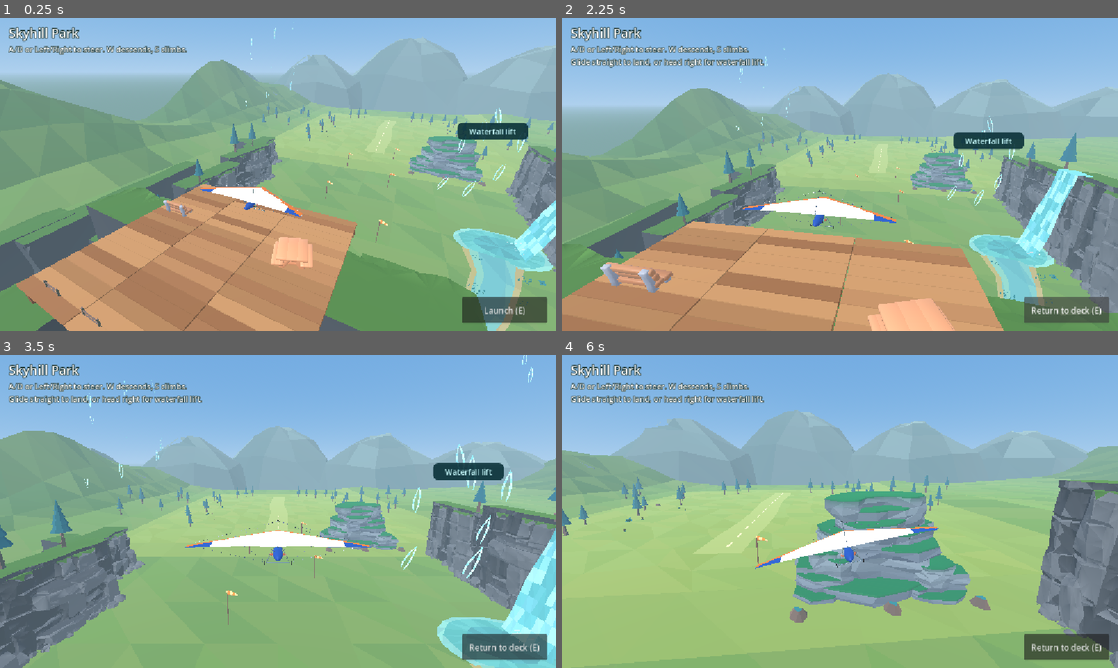
Above: before the commit, frames 1-4 (two rows, left to right).
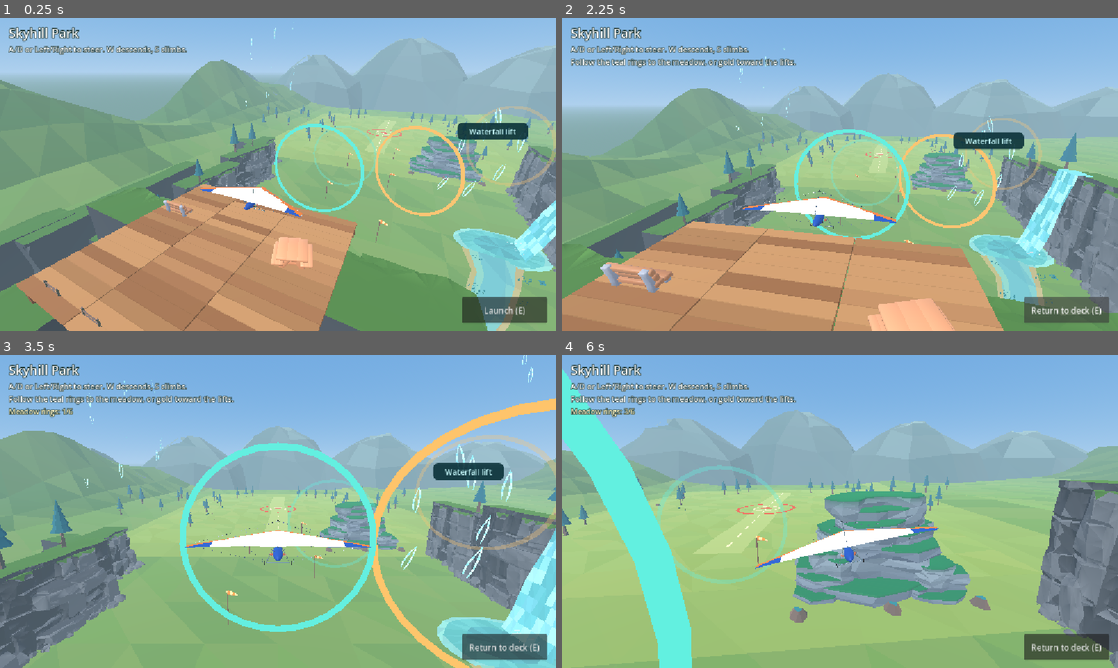
Above: after the commit, the same moments.

Repository: WillowbrookGame/willowbrook
Game: Godot game, scene res://game/skyhill/skyhill.tscn
Two runs of this game, one before a commit and one after it. Both use one fixed random seed, a clock stepped at 60 frames per second and the inputs below. This scene is started directly instead of the project's main scene.
Inputs (mouse positions are in pixels of both pictures, inside the frame that each line leads up to):
- Up to frame 1 (0.25 s): no input
- Up to frame 2 (2.25 s): click "Launch (E)" at 0.5 s; tap Enter at 1.25 s; move the mouse to (962, 158) at 1.27 s; hold Right (ui_right) 1.28-2 s; tap E at 1.35 s; click (962, 158) at 1.42 s; tap Space at 1.52 s; click "Launch (E)" at 2 s
- Up to frame 3 (3.5 s): drag from (166, 527) to (250, 574) at 2.77 s
- Up to frame 4 (6 s): move the mouse to (895, 442) at 3.52 s; hold Right (ui_right) 3.53-4.25 s; tap P at 3.6 s; drag from (812, 574) to (673, 464) at 4.27 s; move the mouse to (1006, 558) at 5.02 s; hold Left (ui_left) 5.03-5.75 s; tap V at 5.1 s; tap Space at 5.27 s; drag from (673, 464) to (756, 433) at 5.77 s

The runs differ from the first frame. In frame 1, 1.6% of the frame differs, in the area x 49-100%, y 28-64%; in frame 2, 2.4%; in frame 3, 6.1%; in frame 4, 8.0%, in the area x 0-43%, y 4-100%.

Commit message:
Add optional Skyhill ring trails and a meadow bullseye (#92)
Two optional local trails and touchdown grading. The beginner teal trail starts straight, then curves gently; it does not change the hands-off meadow landing. Part of #67.

Diff:
--- /dev/null
+++ b/game/skyhill/flight_goals.gd
@@ -0,0 +1,107 @@
+extends Node3D
+## Personal, optional flight goals. No collision, timers, save data, or networking.
+const ROUTE_NAMES := ["Meadow rings", "Ridge rings"]
+const NOTES := [523.25,587.33,659.25,698.46,783.99,880.0,987.77,1046.50]
+const BULLSEYE_RADIUS := 4.0
+const GREAT_RADIUS := 9.0
+var routes: Array[Array] = []
+var next := [0,0]
+var _original_materials: Array[Material] = []
+var _preview_materials: Array[Material] = []
+var _chime := AudioStreamPlayer.new()
+var _tones: Array[AudioStreamWAV] = []
+var landing_text := ""
+
+func _ready() -> void:
+	for route: Node3D in [$MeadowTrail,$RidgeTrail]:
+		var rings: Array[MeshInstance3D] = []
+		for child in route.get_children():
+			if child is MeshInstance3D:
+				rings.append(child)
+		routes.append(rings)
+		var original: Material = rings[0].material_override if not rings.is_empty() else null
+		_original_materials.append(original)
+		var preview := original.duplicate() as StandardMaterial3D if original is StandardMaterial3D else null
+		if preview != null:
+			preview.transparency = BaseMaterial3D.TRANSPARENCY_ALPHA
+			preview.albedo_color.a = .34
+		_preview_materials.append(preview)
+	if DisplayServer.get_name() != "headless":
+		for frequency in NOTES:
+			_tones.append(_make_note(float(frequency)))
+		_chime.volume_db = -15.0
+	add_child(_chime)
+	reset_flight()
+
+func reset_flight() -> void:
+	_chime.stop()
+	landing_text = ""
+	for i in routes.size():
+		next[i] = 0
+		_refresh_trail(i)
+
+func _refresh_trail(route: int) -> void:
+	for i in routes[route].size():
+		var ring: MeshInstance3D = routes[route][i]
+		ring.visible = i == next[route] or i == next[route]+1
+		ring.material_override = _preview_materials[route] if i == next[route]+1 and _preview_materials[route] != null else _original_materials[route]
+
+func progress_line() -> String:
+	var parts: PackedStringArray = []
+	for i in routes.size():
+		if next[i] > 0:
+			var count: int = routes[i].size()
+			parts.append("%s: %s" % [ROUTE_NAMES[i], "complete!" if next[i] == count else "%d/%d" % [next[i],count]])
+	return "  |  ".join(parts)
+
+func step_segment(from: Vector3, to: Vector3) -> bool:
+	var changed := false
+	for i in routes.size():
+		var low_t := 0.0
+		while next[i] < routes[i].size():
+			var ring: MeshInstance3D = routes[i][next[i]]
+			var hit := segment_hit(ring.to_local(from),ring.to_local(to))
+			if hit <= low_t:
+				break
+			low_t = hit
+			if next[i] < _tones.size():
+				_chime.stream = _tones[next[i]]
+				_chime.play()
+			next[i] += 1
+			_refresh_trail(i)
+			changed = true
+	return changed
+
+# Rings lie in local XZ; normal is local Y. Accept either direction through the
+# clear opening, not skimming the rim or flying alongside its plane.
+static func segment_hit(from: Vector3, to: Vector3) -> float:
+	if is_zero_approx(to.y-from.y) or is_zero_approx(from.y) or from.y*to.y > 0.0:
+		return -1.0
+	var fraction := from.y / (from.y-to.y)
+	var at := from.lerp(to, fraction)
+	return fraction if Vector2(at.x,at.z).length_squared() <= 1.0 else -1.0
+
+func score_touchdown(at: Vector3, target: Vector3) -> void:
+	var offset := Vector2(at.x-target.x,at.z-target.z).length()
+	if offset <= BULLSEYE_RADIUS:
+		landing_text = "Bullseye landing!"
+	elif offset <= GREAT_RADIUS:
+		landing_text = "Great landing!"
+	else:
+		landing_text = "Nice landing!"
+
+func _make_note(frequency: float) -> AudioStreamWAV:
+	const RATE := 22050
+	var pcm := PackedByteArray()
+	var samples := int(RATE * .17)
+	pcm.resize(samples * 2)
+	for i in samples:
+		var t := float(i)/RATE
+		var envelope := minf(1.0,t*170.0)*pow(1.0-float(i)/samples,2.2)
+		var value := sin(TAU*frequency*t)*.65 + sin(TAU*frequency*t*2.0)*.18
+		pcm.encode_s16(i*2,roundi(value*envelope*32767.0))
+	var wav := AudioStreamWAV.new()
+	wav.format = AudioStreamWAV.FORMAT_16_BITS
+	wav.mix_rate = RATE
+	wav.data = pcm
+	return wav
--- /dev/null
+++ b/game/skyhill/flight_goals.tscn
@@ -0,0 +1,136 @@
+[gd_scene format=3]
+
+[ext_resource type="Script" path="res://game/skyhill/flight_goals.gd" id="logic"]
+
+[sub_resource type="StandardMaterial3D" id="Meadow"]
+shading_mode = 0
+albedo_color = Color(0.38, 0.94, 0.88, 1)
+
+[sub_resource type="StandardMaterial3D" id="Ridge"]
+shading_mode = 0
+albedo_color = Color(1, 0.77, 0.40, 1)
+
+[sub_resource type="TorusMesh" id="Hoop"]
+inner_radius = 1
+outer_radius = 1.068
+rings = 32
+ring_segments = 8
+
+[node name="FlightGoals" type="Node3D"]
+script = ExtResource("logic")
+
+[node name="MeadowTrail" type="Node3D" parent="."]
+
+[node name="Ring1" type="MeshInstance3D" parent="MeadowTrail"]
+position = Vector3(0, 21.6, -1)
+rotation_degrees = Vector3(90, 0, 0)
+scale = Vector3(5, 5, 5)
+cast_shadow = 0
+material_override = SubResource("Meadow")
+mesh = SubResource("Hoop")
+
+[node name="Ring2" type="MeshInstance3D" parent="MeadowTrail"]
+position = Vector3(0, 18.7, -16)
+rotation_degrees = Vector3(90, 0, 0)
+scale = Vector3(5, 5, 5)
+cast_shadow = 0
+material_override = SubResource("Meadow")
+mesh = SubResource("Hoop")
+
+[node name="Ring3" type="MeshInstance3D" parent="MeadowTrail"]
+position = Vector3(6.25, 15.9, -31)
+rotation_degrees = Vector3(90, -18, 0)
+scale = Vector3(5, 5, 5)
+cast_shadow = 0
+material_override = SubResource("Meadow")
+mesh = SubResource("Hoop")
+
+[node name="Ring4" type="MeshInstance3D" parent="MeadowTrail"]
+position = Vector3(9, 12.8, -47)
+rotation_degrees = Vector3(90, -4, 0)
+scale = Vector3(5, 5, 5)
+cast_shadow = 0
+material_override = SubResource("Meadow")
+mesh = SubResource("Hoop")
+
+[node name="Ring5" type="MeshInstance3D" parent="MeadowTrail"]
+position = Vector3(8.5, 9.65, -64)
+rotation_degrees = Vector3(90, 5, 0)
+scale = Vector3(4.7, 4.7, 4.7)
+cast_shadow = 0
+material_override = SubResource("Meadow")
+mesh = SubResource("Hoop")
+
+[node name="Ring6" type="MeshInstance3D" parent="MeadowTrail"]
+position = Vector3(5.5, 6.4, -81)
+rotation_degrees = Vector3(90, 10, 0)
+scale = Vector3(4.3, 4.3, 4.3)
+cast_shadow = 0
+material_override = SubResource("Meadow")
+mesh = SubResource("Hoop")
+
+[node name="RidgeTrail" type="Node3D" parent="."]
+
+[node name="Ring1" type="MeshInstance3D" parent="RidgeTrail"]
+position = Vector3(10.5, 19, -13)
+rotation_degrees = Vector3(90, -33, 0)
+scale = Vector3(6, 6, 6)
+cast_shadow = 0
+material_override = SubResource("Ridge")
+mesh = SubResource("Hoop")
+
+[node name="Ring2" type="MeshInstance3D" parent="RidgeTrail"]
+position = Vector3(26, 19, -35)
+rotation_degrees = Vector3(90, -50, 0)
+scale = Vector3(7, 7, 7)
+cast_shadow = 0
+material_override = SubResource("Ridge")
+mesh = SubResource("Hoop")
+
+[node name="Ring3" type="MeshInstance3D" parent="RidgeTrail"]
+position = Vector3(62, 16, -61)
+rotation_degrees = Vector3(90, -54, 0)
+scale = Vector3(8, 8, 8)
+cast_shadow = 0
+material_override = SubResource("Ridge")
+mesh = SubResource("Hoop")
+
+[node name="Ring4" type="MeshInstance3D" parent="RidgeTrail"]
+position = Vector3(99, 20, -98)
+rotation_degrees = Vector3(90, -4, 0)
+scale = Vector3(9, 9, 9)
+cast_shadow = 0
+material_override = SubResource("Ridge")
+mesh = SubResource("Hoop")
+
+[node name="Ring5" type="MeshInstance3D" parent="RidgeTrail"]
+position = Vector3(134, 39, -103)
+rotation_degrees = Vector3(90, 186, 0)
+scale = Vector3(10, 10, 10)
+cast_shadow = 0
+material_override = SubResource("Ridge")
+mesh = SubResource("Hoop")
+
+[node name="Ring6" type="MeshInstance3D" parent="RidgeTrail"]
+position = Vector3(121, 54, -71)
+rotation_degrees = Vector3(90, 117, 0)
+scale = Vector3(11, 11, 11)
+cast_shadow = 0
+material_override = SubResource("Ridge")
+mesh = SubResource("Hoop")
+
+[node name="Ring7" type="MeshInstance3D" parent="RidgeTrail"]
+position = Vector3(41, 67, -85)
+rotation_degrees = Vector3(90, 76, 0)
+scale = Vector3(12, 12, 12)
+cast_shadow = 0
+material_override = SubResource("Ridge")
+mesh = SubResource("Hoop")
+
+[node name="Ring8" type="MeshInstance3D" parent="RidgeTrail"]
+position = Vector3(-46, 53, -107)
+rotation_degrees = Vector3(90, 76, 0)
+scale = Vector3(12, 12, 12)
+cast_shadow = 0
+material_override = SubResource("Ridge")
+mesh = SubResource("Hoop")
--- /dev/null
+++ b/game/skyhill/landing_target.tscn
@@ -0,0 +1,50 @@
+[gd_scene format=3]
+
+[sub_resource type="StandardMaterial3D" id="White"]
+shading_mode = 0
+albedo_color = Color(1, 0.96, 0.79, 1)
+
+[sub_resource type="StandardMaterial3D" id="Coral"]
+shading_mode = 0
+albedo_color = Color(0.97, 0.38, 0.24, 1)
+
+[sub_resource type="CylinderMesh" id="Center"]
+top_radius = 1.8
+bottom_radius = 1.8
+height = 0.018
+radial_segments = 32
+rings = 1
+
+[sub_resource type="TorusMesh" id="Inner"]
+inner_radius = 3.7
+outer_radius = 4.3
+rings = 32
+ring_segments = 8
+
+[sub_resource type="TorusMesh" id="Middle"]
+inner_radius = 8.5
+outer_radius = 9.5
+rings = 32
+ring_segments = 8
+
+[node name="LandingTarget" type="Marker3D"]
+
+[node name="Center" type="MeshInstance3D" parent="."]
+position = Vector3(0, 0.028, 0)
+cast_shadow = 0
+material_override = SubResource("Coral")
+mesh = SubResource("Center")
+
+[node name="BullseyeBand" type="MeshInstance3D" parent="."]
+position = Vector3(0, 0.035, 0)
+scale = Vector3(1, 0.065, 1)
+cast_shadow = 0
+material_override = SubResource("White")
+mesh = SubResource("Inner")
+
+[node name="OuterBand" type="MeshInstance3D" parent="."]
+position = Vector3(0, 0.04, 0)
+scale = Vector3(1, 0.065, 1)
+cast_shadow = 0
+material_override = SubResource("Coral")
+mesh = SubResource("Middle")
--- a/game/skyhill/skyhill.gd
+++ b/game/skyhill/skyhill.gd
@@ -1,6 +1,7 @@
 extends Node3D
 ## Standalone first-flight prototype. Open skyhill.tscn and run current scene.
 
+const GOALS := preload("res://game/skyhill/flight_goals.gd")
 const WIND := preload("res://game/skyhill/wind_field.gd")
 const FLIGHT := preload("res://game/skyhill/flight_model.gd")
 const AVATARS := preload("res://game/avatars/catalog.gd")
@@ -17,7 +18,7 @@
 const CLIMB_ABOVE_LAUNCH := 4.0
 const KEY_HINT := "A/D or Left/Right to steer. W descends, S climbs."
 const TOUCH_HINT := "Drag left/right to steer, up to descend, down to climb."
-const ROUTE_HINT := "\nGlide straight to land, or head right for waterfall lift."
+const ROUTE_HINT := "\nFollow the teal rings to the meadow, or gold toward the lifts."
 
 @onready var launch: Marker3D = $Course/Launch
 @onready var meadow: Marker3D = $Course/MeadowCenter
@@ -26,6 +27,9 @@
 @onready var ridge_lift: WIND = $Course/RidgeLift
 @onready var west_lift: WIND = $Course/WestLift
 @onready var _wind_fields: Array[WIND] = [lift_zone, ridge_lift, west_lift]
+@onready var goals: GOALS = $Course/FlightGoals
+@onready var landing_target: Marker3D = $Course/MeadowCenter/LandingTarget
+@onready var goal_status: Label = $HUD/Top/GoalStatus
 @onready var flight_boundary: CollisionShape3D = $Course/FlightBounds/HorizontalBounds
 @onready var glider: Node3D = $Glider
 @onready var camera: Camera3D = $Camera3D
@@ -298,6 +302,8 @@
 		push_error("Couldn't return to Town: %s" % error_string(result))
 
 func _on_deck() -> void:
+	goals.reset_flight()
+	goal_status.hide()
 	_last_lift = null
 	state = State.DECK
 	flight.reset(launch.global_position, launch.global_rotation.y)
@@ -310,6 +316,8 @@
 		_refresh_deck_hud()
 
 func _launch() -> void:
+	goals.reset_flight()
+	goal_status.hide()
 	state = State.FLYING
 	_last_lift = null
 	walker.set_walking(false)
@@ -320,6 +328,7 @@
 func _land(where: Vector3) -> void:
 	state = State.LANDING
 	var touchdown := Vector3(where.x, meadow.global_position.y + GROUND_CLEARANCE, where.z)
+	goals.score_touchdown(touchdown, landing_target.global_position)
 	var direction := Vector3.FORWARD.rotated(Vector3.UP, flight.heading)
 	var distance := flight.speed * FLIGHT.RUNOUT_TIME * 0.5
 	# Leave room at the edge even when landing diagonally across the meadow.
@@ -341,6 +350,7 @@
 
 func _crash(at_rest: Vector3, message: String, normal := Vector3.UP) -> void:
 	state = State.CRASHED
+	goal_status.hide()
 	_crash_elapsed = 0.0
 	_crash_rotation = Vector3(flight.pitch, flight.heading, flight.bank)
 	_crash_side = -1.0 if flight.bank < 0.0 else 1.0
@@ -422,7 +432,7 @@
 		_glider_pose()
 		if stopped:
 			state = State.MEADOW
-			_set_hud("Nice landing! Ready for another flight?", "Ride back up (E)")
+			_set_hud(goals.landing_text + " Ready for another flight?", "Ride back up (E)")
 		return
 	if state != State.FLYING:
 		return
@@ -464,7 +474,9 @@
 			match contact:
 				FLIGHT.Touchdown.HARD: _crash(touchdown, "Hard landing! Ease off the dive before touching down.")
 				FLIGHT.Touchdown.TILTED: _crash(touchdown, "Wingtip down! Level the glider before touching down.")
-				_: _land(touchdown)
+				_:
+					_track_goals(prev, touchdown)
+					_land(touchdown)
 			return
 	if pole_fraction >= 0.0 and pole_fraction <= solid_fraction:
 		_crash(prev.lerp(next, pole_fraction), "Windsock hit! Give the poles a little room.", (prev - next).normalized())
@@ -477,7 +489,13 @@
 		_on_deck()
 		prompt.text = "Back at the deck. Follow the windsocks for an easy flight."
 		return
+	_track_goals(prev, next)
 	_glider_pose()
+
+func _track_goals(from: Vector3, to: Vector3) -> void:
+	if goals.step_segment(from, to):
+		goal_status.text = goals.progress_line()
+		goal_status.show()
 
 func _pole_wing_contact(space: PhysicsDirectSpaceState3D, from: Vector3, to: Vector3, old_rotation: Vector3) -> float:
 	# Check the narrow spar as well as the center ray, so a low wing can hit a pole.
@@ -555,7 +573,7 @@
 	if guide.size != guide_size:
 		guide.size = guide_size
 	var x := clampf(projected.x - guide.size.x * 0.5, outer, maxf(outer, screen.x - guide.size.x - outer))
-	var top := prompt.get_global_rect().end.y + 12.0
+	var top := (goal_status if goal_status.visible else prompt).get_global_rect().end.y + 12.0
 	var controls_top := minf(stick.position.y, action.position.y)
 	if town_return.visible:
 		controls_top = minf(controls_top, town_return.position.y)
--- a/game/skyhill/skyhill.tscn
+++ b/game/skyhill/skyhill.tscn
@@ -33,6 +33,8 @@
 
 [ext_resource type="PackedScene" path="res://game/skyhill/east_basin.tscn" id="east_basin"]
 [ext_resource type="Script" path="res://game/skyhill/wind_field.gd" id="wind"]
+[ext_resource type="PackedScene" path="res://game/skyhill/flight_goals.tscn" id="goals"]
+[ext_resource type="PackedScene" path="res://game/skyhill/landing_target.tscn" id="target"]
 
 [sub_resource type="BoxShape3D" id="FlightBounds"]
 size = Vector3(343, 1, 280)
@@ -107,6 +109,8 @@
 [node name="MeadowCenter" type="Marker3D" parent="Course"]
 position = Vector3(0, 0, -125)
 
+[node name="LandingTarget" parent="Course/MeadowCenter" instance=ExtResource("target")]
+
 [node name="LandingArea" type="Area3D" parent="Course/MeadowCenter"]
 collision_layer = 0
 collision_mask = 0
@@ -115,6 +119,8 @@
 
 [node name="LandingBounds" type="CollisionShape3D" parent="Course/MeadowCenter/LandingArea"]
 shape = SubResource("Landing")
+
+[node name="FlightGoals" parent="Course" instance=ExtResource("goals")]
 
 [node name="WaterfallLift" type="Marker3D" parent="Course" node_paths=PackedStringArray("ribbons")]
 position = Vector3(23, 15, -33)
@@ -870,6 +876,14 @@
 theme_override_constants/outline_size = 5
 theme_override_font_sizes/font_size = 16
 text = "A/D or Left/Right to steer. W descends, S climbs."
+autowrap_mode = 3
+
+[node name="GoalStatus" type="Label" parent="HUD/Top"]
+visible = false
+theme_override_colors/font_color = Color(1, 0.96, 0.77, 1)
+theme_override_colors/font_outline_color = Color(0.09, 0.19, 0.18, 1)
+theme_override_constants/outline_size = 5
+theme_override_font_sizes/font_size = 15
 autowrap_mode = 3
 
 [node name="WaterfallGuide" type="PanelContainer" parent="HUD"]
--- /dev/null
+++ b/game/skyhill/test_skyhill_goals.gd
@@ -0,0 +1,93 @@
+extends SceneTree
+
+const SCENE := preload("res://game/skyhill/skyhill.tscn")
+const GOALS := preload("res://game/skyhill/flight_goals.gd")
+const DT := 1.0/60.0
+var failures := 0
+
+func _initialize() -> void:
+	call_deferred("_run")
+
+func check(ok: bool, message: String) -> void:
+	if not ok:
+		failures += 1
+		push_error(message)
+
+func _run() -> void:
+	var level := SCENE.instantiate()
+	root.add_child(level)
+	level.set_physics_process(false)
+	await physics_frame
+	await physics_frame
+	var goals: GOALS = level.goals
+	check(GOALS.segment_hit(Vector3(0,12,0),Vector3(0,-4,0)) == .75,"Swept crossing should hit even when neither endpoint is near the ring")
+	check(GOALS.segment_hit(Vector3(1.1,2,0),Vector3(1.1,-2,0)) < 0,"Missing the opening does not count")
+	check(GOALS.segment_hit(Vector3(-1,0,0),Vector3(1,0,0)) < 0,"Parallel movement in the plane is not a pass")
+	check(GOALS.segment_hit(Vector3(0,1,0),Vector3.ZERO) == 1.0 and GOALS.segment_hit(Vector3.ZERO,Vector3(0,-1,0)) < 0,"Consecutive frames count a shared endpoint only once")
+	var late: Node3D = goals.routes[0][2]
+	check(not goals.step_segment(late.global_position+Vector3.BACK, late.global_position+Vector3.FORWARD),"Skipping a ring does not skip the sequence")
+	check(goals.find_children("*","CollisionObject3D",true,false).is_empty() and level.landing_target.find_children("*","CollisionObject3D",true,false).is_empty(),"Goals must not participate in collision")
+	check(goals.routes[0][0].visible and goals.routes[0][1].visible and not goals.routes[0][2].visible,"Only the next rings should be drawn")
+	level._launch()
+	for _i in 1200:
+		if level.state == level.State.MEADOW:
+			break
+		level.step_flight(DT,0.0)
+	check(level.state == level.State.MEADOW and goals.next == [2,0], "Hands-off flight should land cleanly and clear only the first two teal rings; " + goals.progress_line())
+	level._on_deck()
+	level._launch()
+	var max_steer := 0.0
+	for _i in 1200:
+		if level.state == level.State.MEADOW:
+			break
+		var target_yaw := 0.0
+		if goals.next[0] < goals.routes[0].size():
+			var target: Vector3 = goals.routes[0][goals.next[0]].global_position
+			var offset: Vector3 = target - level.flight.position
+			target_yaw = atan2(-offset.x, maxf(6.0, -offset.z))
+		var steer := clampf(angle_difference(target_yaw, level.flight.heading) * 3.0, -.45, .45)
+		max_steer = maxf(max_steer, absf(steer))
+		level.step_flight(DT, steer)
+	check(level.state == level.State.MEADOW and goals.next == [6,0] and max_steer > .05, "Gentle steering alone should finish the teal trail and land cleanly; " + goals.progress_line())
+	check(level.goal_status.text.contains("Meadow rings: complete!"),"Completed trail result remains visible at landing")
+	check(goals.routes[0].all(func(ring): return not ring.visible),"Completed hoops clear the view")
+	level._on_deck()
+	check(goals.next == [0,0] and not level.goal_status.visible and goals.landing_text.is_empty(),"Return clears all goal state")
+	var center: Vector3 = level.landing_target.global_position
+	for case in [[4.0,"Bullseye landing!"],[4.1,"Great landing!"],[9.0,"Great landing!"],[9.1,"Nice landing!"]]:
+		goals.score_touchdown(center+Vector3.RIGHT*float(case[0])+Vector3.UP*.85,center)
+		check(goals.landing_text==case[1],"Incorrect touchdown grade at %s meters" % case[0])
+	level._launch()
+	level.flight.heading = -PI*.5
+	level._land(center+Vector3.RIGHT*3.8)
+	for _i in 120:
+		level.step_flight(DT,0)
+	check(level.flight.position.x > center.x+9.0 and level.prompt.text.begins_with("Bullseye landing!"),"Grade must remain based on first contact, not the endpoint of the coast")
+	level._launch()
+	level._crash(center,"Crash test")
+	check(goals.landing_text.is_empty() and not level.goal_status.visible,"A crash cannot be graded as a landing")
+	level._launch()
+	for route in goals.routes:
+		var first: Node3D = route[0]
+		level._track_goals(first.to_global(Vector3(0,1,0)), first.to_global(Vector3(0,-1,0)))
+	check(goals.next == [1,1], "Either trail can be started independently")
+	for size in [Vector2i(360,640),Vector2i(640,360)]:
+		root.size = size
+		await process_frame
+		await process_frame
+		level._update_route_guide()
+		var status_rect: Rect2 = level.goal_status.get_global_rect()
+		check(root.get_visible_rect().encloses(status_rect) and not status_rect.intersects(level.prompt.get_global_rect()) and not status_rect.intersects(level.guide.get_global_rect()), "Two-route progress fits above the guide at %s" % size)
+	level._on_deck()
+	# Two simultaneous game scenes use the same assets but cannot complete one another's goals.
+	var second := SCENE.instantiate()
+	root.add_child(second)
+	second.set_physics_process(false)
+	var ring: Node3D = goals.routes[0][0]
+	goals.step_segment(ring.to_global(Vector3(0,1,0)),ring.to_global(Vector3(0,-1,0)))
+	check(goals.next[0]==1 and second.goals.next==[0,0],"Progress belongs to the local flight")
+	second.free()
+	level.free()
+	if failures==0:
+		print("PASS Skyhill goals: swept ordered passes, personal progress, hands-off landing and gently steered meadow trail, touchdown not runout, reset and crash isolation")
+	quit(0 if failures==0 else 1)
--- a/game/skyhill/test_skyhill_scenic_loop.gd
+++ b/game/skyhill/test_skyhill_scenic_loop.gd
@@ -35,6 +35,8 @@
 				break
 			if not _seek(west.global_position, 20.0, 24.0, INF):
 				break
+			if lap == 0:
+				_check(level.goals.next[1] == level.goals.routes[1].size(), "The linked ridge flight should complete the full ridge ring trail (%s)" % level.goals.progress_line())
 			if lap == 3:
 				_check(elapsed >= 60.0,"Linked circuits should pass one minute in the air")
 				if _climb_and_align(west, 19.0, 50.0, meadow.global_position, 22.0):
Not shown, changed: game/skyhill/EDITING.md
